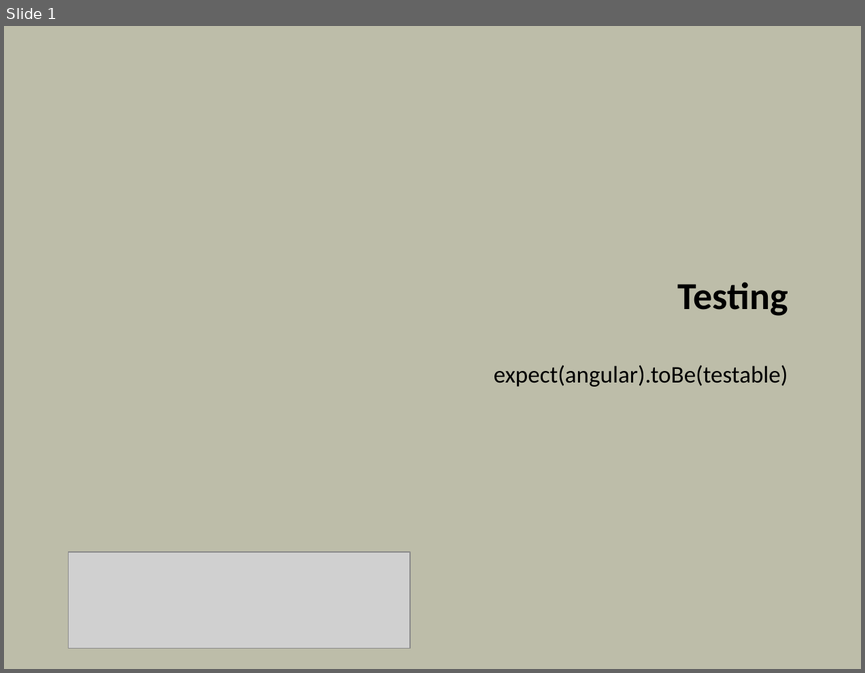
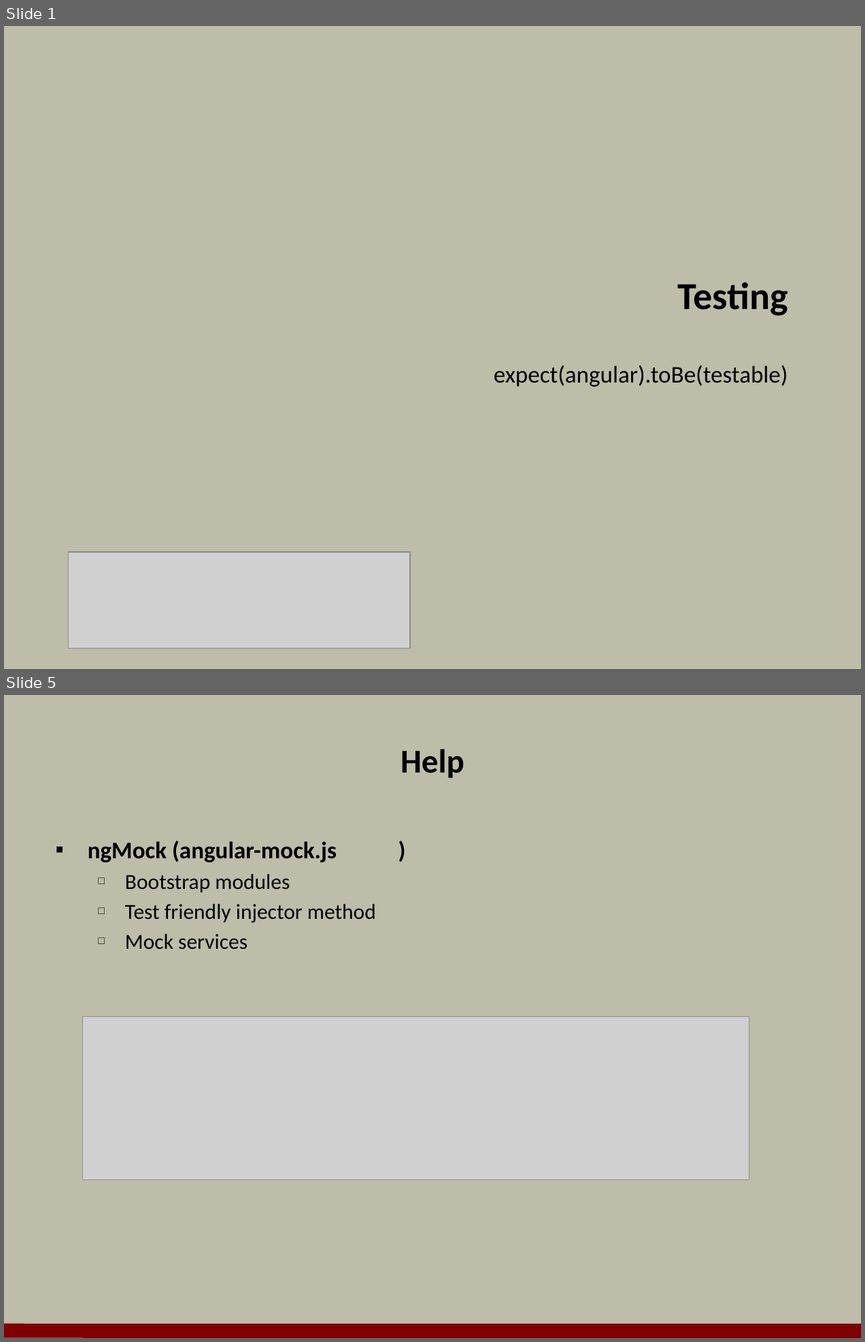
Before and after one commit to OdeToCode/classes, a slide deck: angularjs/slides/06_Testing.pptx. Shown one above the other, each under a label of ours: slide 1 before the commit, slides 1 and 5 after it; the slides between them are not shown. The pictures are 865x673 and 865x1342 pixels, drawn with LibreOffice and Linux fonts; fonts in the diff are those of the drawing; grey boxes stand for pictures; background and template pictures are left out. Boxes give left, top, right and bottom in pixels: in the first picture for what was removed or moved away, otherwise in the second. Text is boxed around its words. In the diff, an @@ line names an element or a change of style, - is before the commit and + after.

Commit message:
testing module

```diff
--- a/angularjs/slides/06_Testing.pptx
+++ b/angularjs/slides/06_Testing.pptx
@@ slide 5 added at [4, 695, 861, 1338], background #BDBDA9 @@
@@ title added at [400, 749, 464, 778], 28 pt, text #000000, bold @@
+Help
@@ text added at [88, 841, 376, 949], 18 pt, text #000000 @@
+▪ ngMock (angular-mock.js )
+  □ Bootstrap modules
+  □ Test friendly injector method
+  □ Mock services
@@ picture added at [83, 1016, 749, 1180] @@
@@ line added from (4, 1330) to (861, 1331), #800000 12 pt @@
```
Also in this commit, not shown: 9 other slides added, 1 slide removed, 44 other files.
